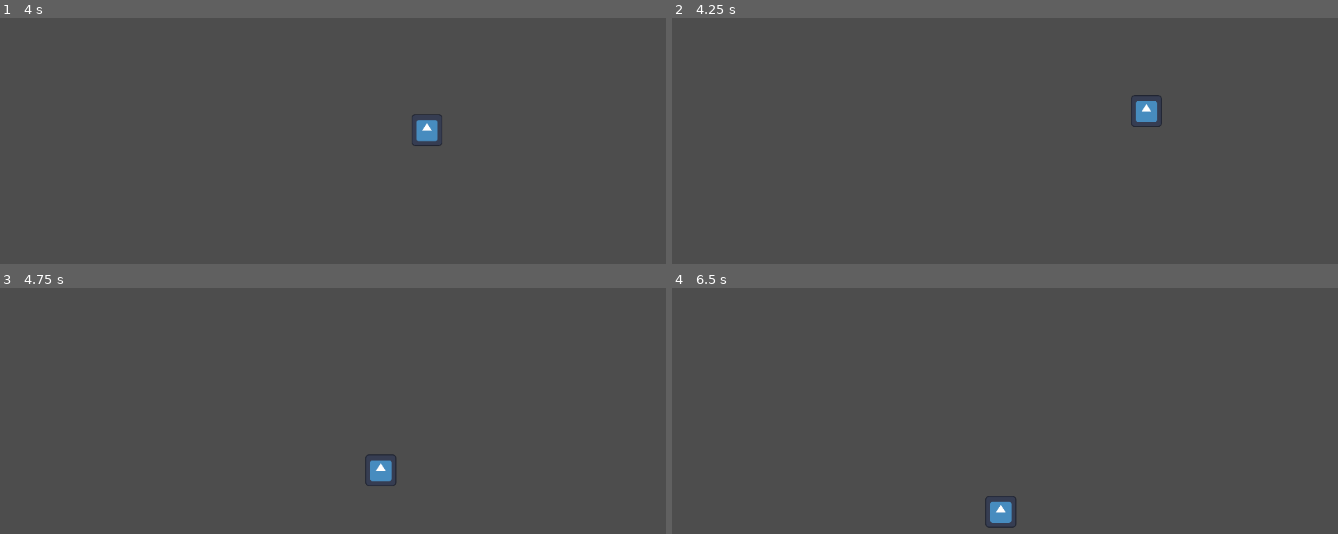
Above: before the commit, frames 1-4 (two rows, left to right).
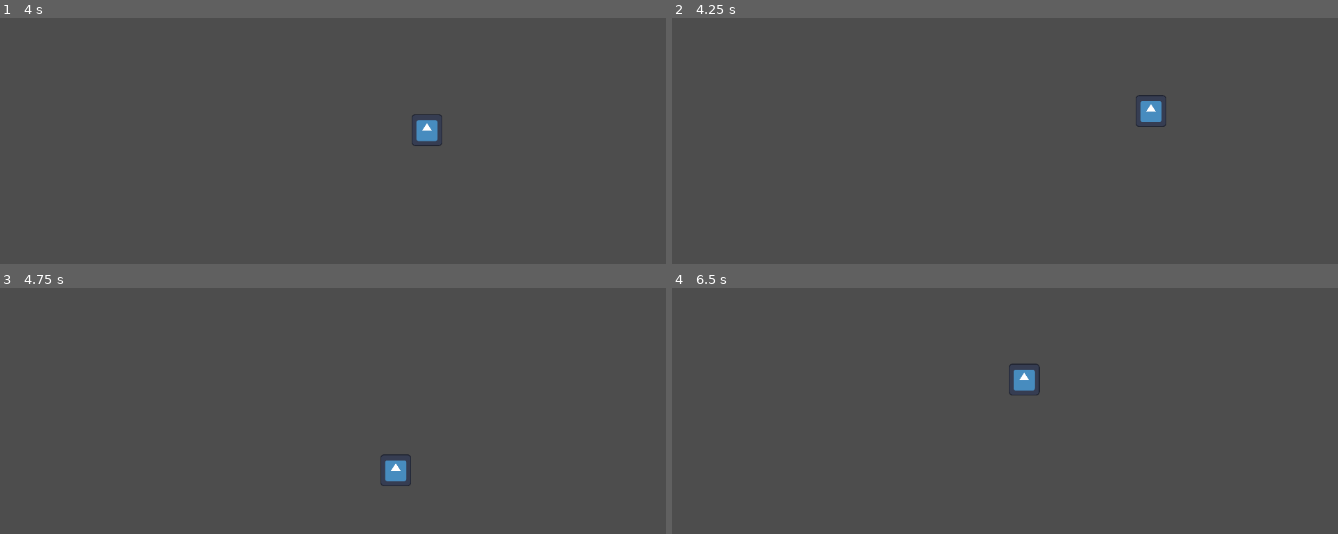
Above: after the commit, the same moments.

Repository: AnselSB/PlatformerPractice
Game: Godot game, scene res://testing_scene.tscn
Same seed, same stepped clock (60 frames per second), same inputs: the game is played once before the commit and once after it. The engine's default icon, where the game draws it, is replaced by a stand-in: a white triangle on a blue panel in a dark square.
Inputs:
- Up to frame 1 (4 s): hold D (right) 0.53-2.03 s; tap W (up) at 0.6, 0.77, 1.07, 1.35, 1.52, 1.82, 2.1, 2.85, 3.02, 3.32, 3.6, 3.77 s; hold A (left) 2.03-2.78 s; hold D (right) from 2.78 s (still down)
- Up to frame 2 (4.25 s): keep holding D (right); tap W (up) at 4.07 s
- Up to frame 3 (4.75 s): release D (right) at 4.28 s; hold A (left) from 4.28 s (still down); tap W (up) at 4.35, 4.52 s
- Up to frame 4 (6.5 s): tap W (up) at 4.82, 5.1, 5.85, 6.02, 6.32 s; release A (left) at 5.03 s; hold D (right) 5.03-5.78 s; hold A (left) from 5.78 s (still down)

Frame 1 is identical in both runs. In frame 2, 0.2% of the frame differs, in the area x 68-75%, y 31-45%; in frame 3, 0.5%; in frame 4, 0.8%, in the area x 46-56%, y 30-98%.

Commit message:
Implement functionality for moving platform and refactor movement

Diff:
--- /dev/null
+++ b/platformerpractice/animatable_body_2d.gd
@@ -0,0 +1,11 @@
+extends AnimatableBody2D
+
+
+# Called when the node enters the scene tree for the first time.
+func _ready():
+	$AnimationPlayer.play("move_back_forth")
+
+
+# Called every frame. 'delta' is the elapsed time since the previous frame.
+func _process(delta):
+	pass
--- a/platformerpractice/character_body_2d.gd
+++ b/platformerpractice/character_body_2d.gd
@@ -5,33 +5,64 @@
 @export var JUMP_VELOCITY = -600.0
 @export var DECEL = 290
 @export var fastFallRate = 1.1
+var platVel = Vector2(0, 0)
 func _physics_process(delta):
+
 	# Add the gravity.
 	if not is_on_floor():
 		if Input.is_action_pressed("down"):
 			velocity = velocity  + get_gravity() * delta * fastFallRate
+
 		else:
 			velocity= velocity + get_gravity() * delta
 
 	# Handle jump.
 	if Input.is_action_just_pressed("up") and is_on_floor():
 		velocity.y = JUMP_VELOCITY
+		if get_platform_on_leave():
+			velocity.x = platVel.x
 
 
 	# define movement for left to right
 
-	if Input.is_action_pressed("left"):
-		velocity.x = SPEED * -1
-	elif Input.is_action_pressed("right"):
-		velocity.x = SPEED
-	elif not Input.is_action_pressed("left") and velocity.x < 0:
-		velocity.x = velocity.x + DECEL * delta
-		if velocity.x > 0:
-			velocity.x = 0
-	elif not Input.is_action_pressed("right") and velocity.x > 0:
-		velocity.x = velocity.x + DECEL * delta * -1
-		if velocity.x < 0:
-			velocity.x = 0
+	#if Input.is_action_pressed("left"):
+		#velocity.x = SPEED * -1
+	#elif Input.is_action_pressed("right"):
+		#velocity.x = SPEED
+	#elif not Input.is_action_pressed("left") and velocity.x < 0:
+		#velocity.x = velocity.x + DECEL * delta
+		#if velocity.x > 0:
+			#velocity.x = platVel.x
+	#elif not Input.is_action_pressed("right") and velocity.x > 0:
+		#velocity.x = velocity.x + DECEL * delta * -1
+		#if velocity.x < 0:
+			#velocity.x = platVel.x
+	#if Input.is_action_pressed("down") and is_on_floor():
+		#velocity.x = 0
+
+	#define the direction
+	var direction = Input.get_axis("left", "right")
+	# checking to see if direction is non - zero, if non-zero then a button was pressed
+	if direction:
+		velocity.x = SPEED * direction
+	elif is_on_floor():
+		if velocity.x != 0:
+
+			if velocity.x < 0:
+				# so we decelerate the object based on the deceleration value and delta
+				velocity.x = velocity.x + DECEL * delta
+				# check if the value went over zero the other way, and correct it if that's the case
+				if velocity.x > 0:
+					velocity.x = 0
+			elif velocity.x > 0:
+				# do the same thing when moving ot the right but remember to make the deceleration in the opposite direction
+				velocity.x = velocity.x + DECEL * delta * -1
+				if velocity.x < 0:
+					velocity.x = 0
+
 	if Input.is_action_pressed("down") and is_on_floor():
 		velocity.x = 0
+
+	# have all the physics be calculated
 	move_and_slide()
+	platVel = get_platform_velocity()
--- /dev/null
+++ b/platformerpractice/moving_plat.gd
@@ -0,0 +1,13 @@
+extends Node2D
+
+@export var moveSpeed = 50
+var origin
+# Called when the node enters the scene tree for the first time.
+func _ready():
+	origin = self.position
+
+# Called every frame. 'delta' is the elapsed time since the previous frame.
+func _process(delta):
+	self.position.x = self.position.x + moveSpeed * delta
+	if self.position.x >= (origin.x + 100) or self.position.x <= (origin.x - 100):
+		moveSpeed = moveSpeed * -1
--- /dev/null
+++ b/platformerpractice/moving_plat.tscn
@@ -0,0 +1,57 @@
+[gd_scene load_steps=6 format=3 uid="uid://bd267pap1ebch"]
+
+[ext_resource type="Script" path="res://animatable_body_2d.gd" id="1_c5roi"]
+
+[sub_resource type="RectangleShape2D" id="RectangleShape2D_v0yq4"]
+
+[sub_resource type="Animation" id="Animation_q7gcc"]
+resource_name = "move_back_forth"
+length = 6.0
+loop_mode = 1
+tracks/0/type = "value"
+tracks/0/imported = false
+tracks/0/enabled = true
+tracks/0/path = NodePath(".:position")
+tracks/0/interp = 1
+tracks/0/loop_wrap = true
+tracks/0/keys = {
+"times": PackedFloat32Array(0, 2.96667, 6.03333),
+"transitions": PackedFloat32Array(1, 1, 1),
+"update": 0,
+"values": [Vector2(0, 0), Vector2(300, 0), Vector2(0, 0)]
+}
+
+[sub_resource type="Animation" id="Animation_8ndnq"]
+length = 0.001
+tracks/0/type = "value"
+tracks/0/imported = false
+tracks/0/enabled = true
+tracks/0/path = NodePath(".:position")
+tracks/0/interp = 1
+tracks/0/loop_wrap = true
+tracks/0/keys = {
+"times": PackedFloat32Array(0),
+"transitions": PackedFloat32Array(1),
+"update": 0,
+"values": [Vector2(0, 0)]
+}
+
+[sub_resource type="AnimationLibrary" id="AnimationLibrary_i6uds"]
+_data = {
+"RESET": SubResource("Animation_8ndnq"),
+"move_back_forth": SubResource("Animation_q7gcc")
+}
+
+[node name="movingPlat" type="Node2D"]
+
+[node name="AnimatableBody2D" type="AnimatableBody2D" parent="."]
+script = ExtResource("1_c5roi")
+
+[node name="CollisionShape2D" type="CollisionShape2D" parent="AnimatableBody2D"]
+scale = Vector2(11.68, 1)
+shape = SubResource("RectangleShape2D_v0yq4")
+
+[node name="AnimationPlayer" type="AnimationPlayer" parent="AnimatableBody2D"]
+libraries = {
+"": SubResource("AnimationLibrary_i6uds")
+}
--- a/platformerpractice/testing_scene.tscn
+++ b/platformerpractice/testing_scene.tscn
@@ -1,12 +1,10 @@
 [gd_scene load_steps=4 format=3 uid="uid://ccw10a6i6oigs"]
 
 [ext_resource type="PackedScene" uid="uid://dj6wt5vfdpsxo" path="res://protagonist.tscn" id="1_kibei"]
+[ext_resource type="PackedScene" uid="uid://bd267pap1ebch" path="res://moving_plat.tscn" id="2_kbyqn"]
 
 [sub_resource type="RectangleShape2D" id="RectangleShape2D_1q8hl"]
 size = Vector2(1168, 20)
-
-[sub_resource type="RectangleShape2D" id="RectangleShape2D_vlcad"]
-size = Vector2(25, 267)
 
 [node name="testingScene" type="Node"]
 
@@ -19,8 +17,5 @@
 [node name="Protagonist" parent="." instance=ExtResource("1_kibei")]
 position = Vector2(71, 363)
 
-[node name="marker" type="StaticBody2D" parent="."]
-
-[node name="CollisionShape2D" type="CollisionShape2D" parent="marker"]
-position = Vector2(759, 457)
-shape = SubResource("RectangleShape2D_vlcad")
+[node name="movingPlat" parent="." instance=ExtResource("2_kbyqn")]
+position = Vector2(661, 532)
